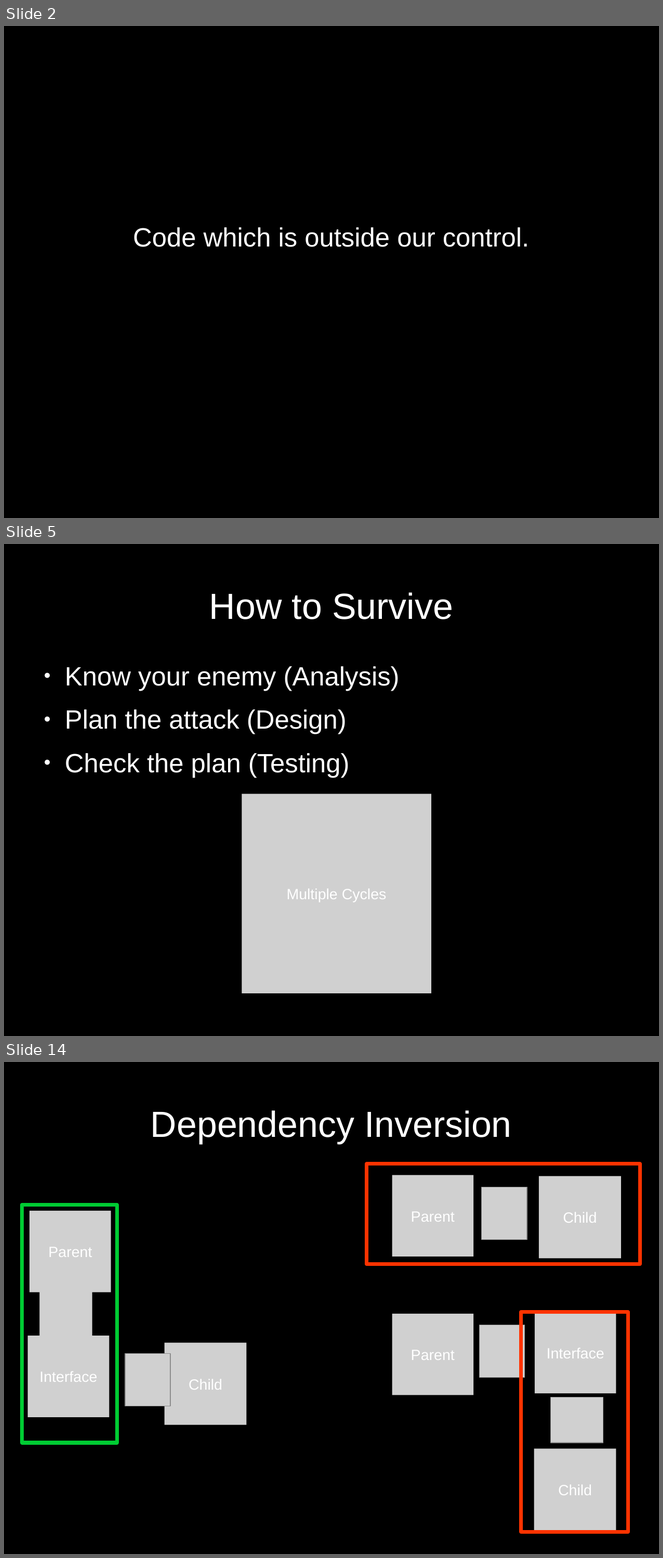
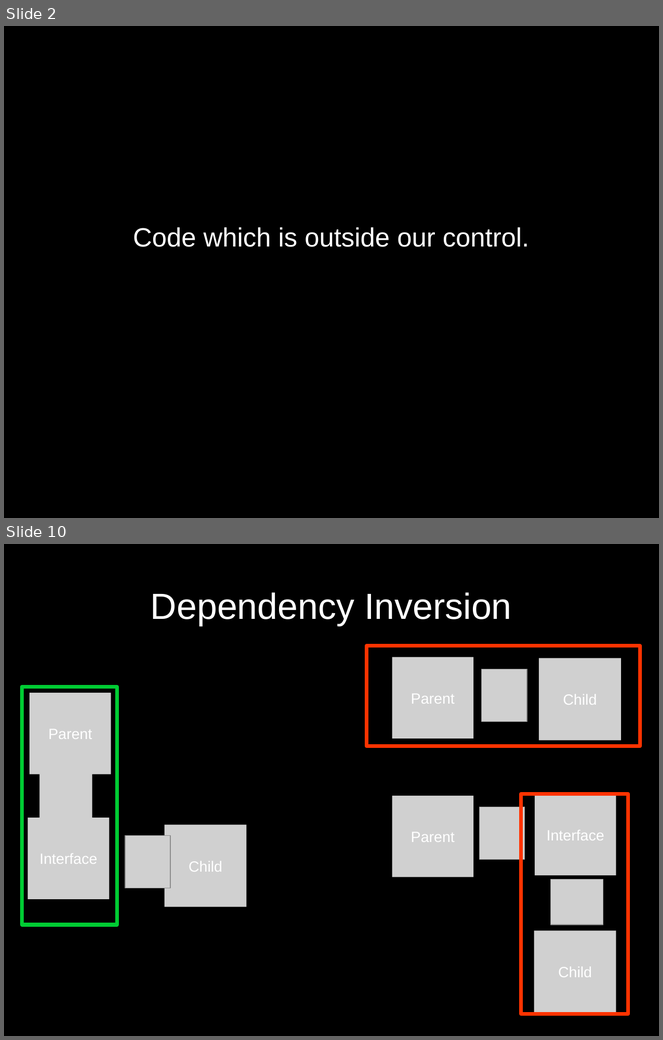
Before and after one commit to ChrisLynch42/presentations, a slide deck: codepalousa/legacy_code/coudepalousa.odp. Shown one above the other, each under a label of ours: slides 2, 5 and 14 before the commit, slides 2 and 10 after it; the slides between them are not shown. The pictures are 663x1558 and 663x1040 pixels, drawn with LibreOffice and Linux fonts; fonts in the diff are those of the drawing; grey boxes stand for pictures. Boxes give left, top, right and bottom in pixels: in the first picture for what was removed or moved away, otherwise in the second. Text is boxed around its words. In the diff, an @@ line names an element or a change of style, - is before the commit and + after.

```diff
--- a/codepalousa/legacy_code/coudepalousa.odp
+++ b/codepalousa/legacy_code/coudepalousa.odp
@@ slide 5 removed at (4, 544, 659, 1036), background #000000 @@
@@ title removed at (209, 592, 453, 619) @@
-How to Survive
@@ text removed at (65, 666, 400, 777) @@
-● Know your enemy (Analysis)
-● Plan the attack (Design)
-● Check the plan (Testing)
@@ picture removed at (242, 794, 431, 993) @@
-Multiple Cycles
@@ what was slide 14 is now slide 10 @@
```
Also in this commit, not shown: 7 slides changed, 3 slides added, 7 other slides removed.
